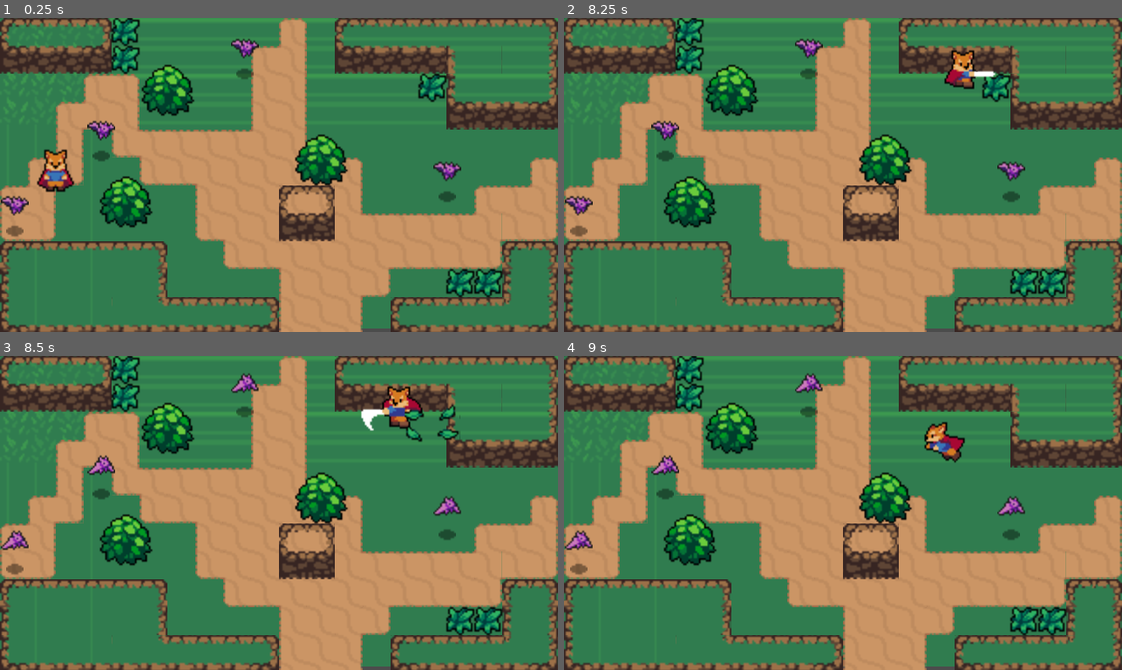
Above: before the commit, frames 1-4 (two rows, left to right).
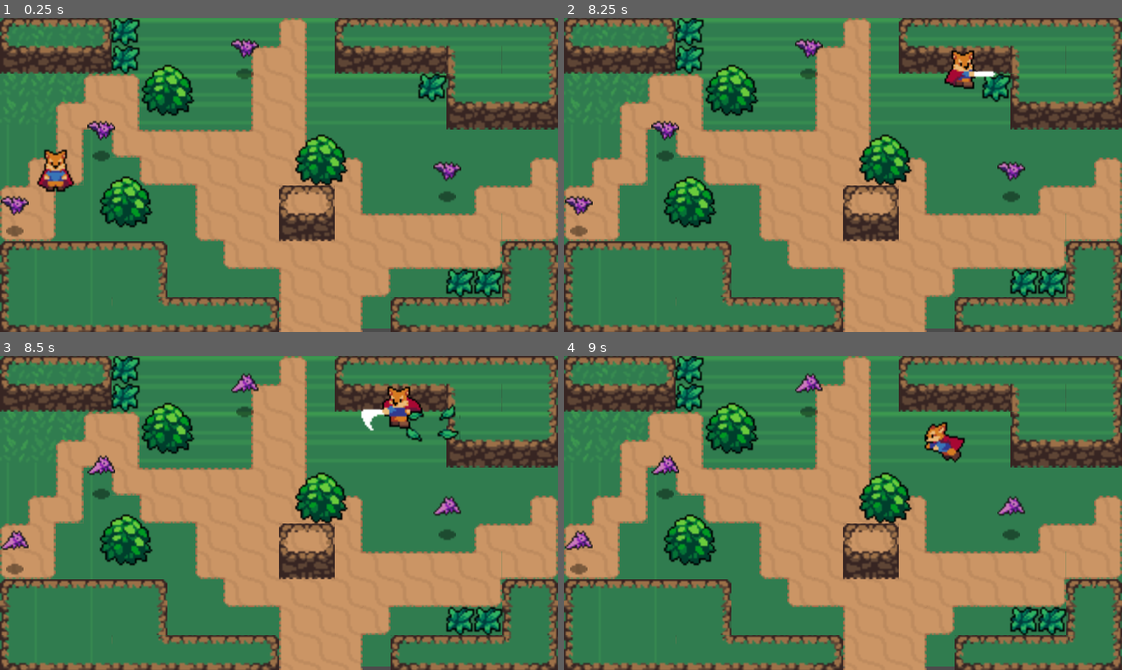
Above: after the commit, the same moments.

Repository: rballonline/GodotHeartBeastTutorials
Game: Godot game, scene res://World.tscn
Same seed, same stepped clock (60 frames per second), same inputs: the game is played once before the commit and once after it.
Inputs:
- Up to frame 1 (0.25 s): no input
- Up to frame 2 (8.25 s): hold Up (ui_up) 0.53-2.03 s; tap Space (attack) every 1.5 s from 0.6 to 8.1 s; tap K (roll) every 1.5 s from 1.35 to 7.35 s; hold Left (ui_left) 2.03-3.53 s; hold Down (ui_down) 3.53-4.28 s; hold Right (ui_right) 4.28-5.03 s; hold Up (ui_up) 5.03-5.78 s; hold Right (ui_right) 5.78-8.03 s; hold Down (ui_down) from 8.03 s (still down)
- Up to frame 3 (8.5 s): keep holding Down (ui_down)
- Up to frame 4 (9 s): release Down (ui_down) at 8.78 s; hold Left (ui_left) from 8.78 s (still down); tap K (roll) at 8.85 s

Frames 1-2 are identical in both runs. In frame 3, less than 0.1% of the frame differs, in the area x 72-76%, y 16-24%; in frame 4, nothing differs.

Commit message:
End of 15

Diff:
--- a/Enemies/Bat.gd
+++ b/Enemies/Bat.gd
@@ -1,7 +1,7 @@
 extends KinematicBody2D
 
 var knockback = Vector2.ZERO
-const death_effect = preload("res://Effects/BatDeathEffect.tscn")
+const BatDeathEffect = preload("res://Effects/BatDeathEffect.tscn")
 
 onready var stats = $Stats
 
@@ -15,5 +15,7 @@
 	knockback = area.knockback_vector * 120
 
 func _on_Stats_no_health():
-	print("dead")
 	queue_free()
+	var death_effect = BatDeathEffect.instance()
+	get_parent().add_child(death_effect)
+	death_effect.global_position = global_position
--- a/World/Grass.gd
+++ b/World/Grass.gd
@@ -4,8 +4,7 @@
 
 func create_grass_effect():
 	var grassEffect = GrassEffect.instance()
-	var world = get_tree().current_scene
-	world.add_child(grassEffect)
+	get_parent().add_child(grassEffect)
 	grassEffect.global_position = global_position
 
 
